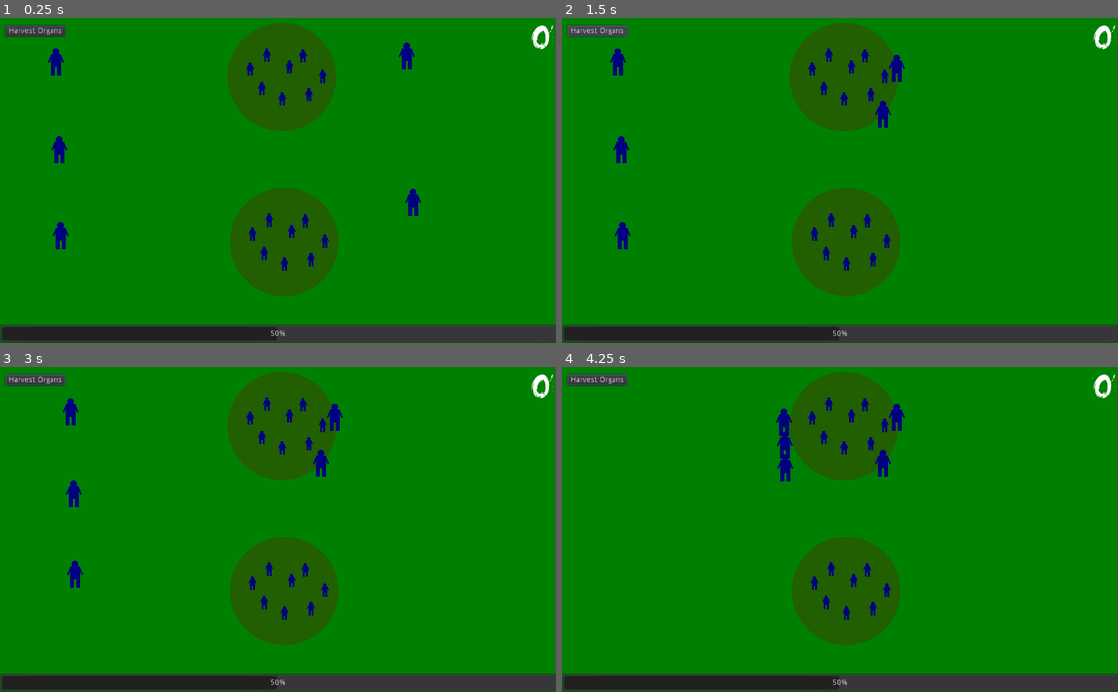
Above: before the commit, frames 1-4 (two rows, left to right).
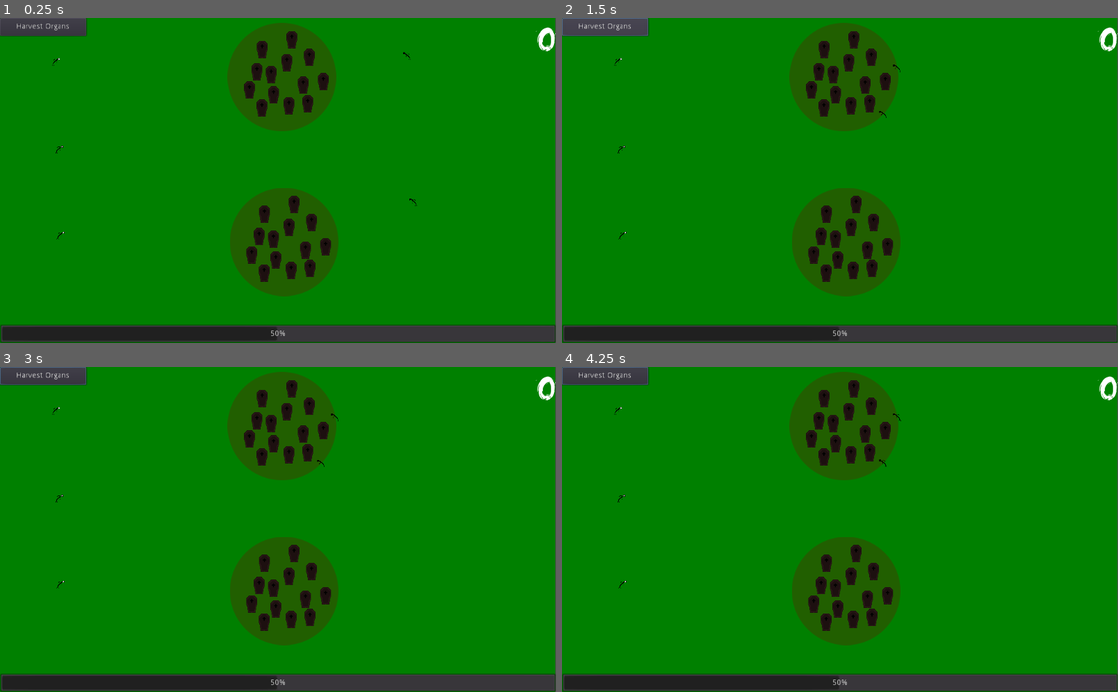
Above: after the commit, the same moments.

Repository: nwforrer/ld44
Game: Godot game, scene res://maps/MainMap.tscn
The game is run twice, just before and just after one commit, with the same random seed, the same clock (stepped at 60 frames per second) and the same inputs.
Inputs (mouse positions are in pixels of both pictures, inside the frame that each line leads up to):
- Up to frame 1 (0.25 s): no input
- Up to frame 2 (1.5 s): click "Harvest Organs" at 0.5 s; click "Harvest Organs" at 1.25 s
- Up to frame 3 (3 s): click "Harvest Organs" at 2 s; tap Enter at 2.75 s; move the mouse to (283, 425) at 2.77 s; click (283, 425) at 2.92 s
- Up to frame 4 (4.25 s): move the mouse to (845, 591) at 3.52 s; click (845, 591) at 3.67 s

The runs differ from the first frame. In frame 1, 4.4% of the frame differs, in the area x 0-100%, y 0-82%; in frame 2, 4.4%; in frame 3, 4.4%; in frame 4, 4.4%.
Error after the commit: Parse Error: Variable "try" already defined in the scope (at line 25). (res://maps/MainMap.gd:26)

Commit message:
Update sprites for harvester/coffins, and respawn coffins.

Diff:
--- /dev/null
+++ b/bodies/Coffin.gd
@@ -0,0 +1,17 @@
+extends Sprite
+
+class_name Coffin
+
+export (bool) var is_available = true
+
+func _ready():
+	if not is_available:
+		hide()
+
+func claim():
+	is_available = false
+	hide()
+
+func restore():
+	is_available = true
+	show()
--- /dev/null
+++ b/bodies/Coffin.tscn
@@ -0,0 +1,8 @@
+[gd_scene load_steps=3 format=2]
+
+[ext_resource path="res://bodies/Coffin.png" type="Texture" id=1]
+[ext_resource path="res://bodies/Coffin.gd" type="Script" id=2]
+
+[node name="Body" type="Sprite"]
+texture = ExtResource( 1 )
+script = ExtResource( 2 )
--- a/bodies/EnemyHarvester.tscn
+++ b/bodies/EnemyHarvester.tscn
@@ -1,7 +1,51 @@
-[gd_scene load_steps=2 format=2]
+[gd_scene load_steps=5 format=2]
 
 [ext_resource path="res://bodies/Harvester.tscn" type="PackedScene" id=1]
+[ext_resource path="res://bodies/Harvester.png" type="Texture" id=2]
+
+[sub_resource type="Animation" id=1]
+resource_name = "idle"
+tracks/0/type = "value"
+tracks/0/path = NodePath("person:frame")
+tracks/0/interp = 1
+tracks/0/loop_wrap = true
+tracks/0/imported = false
+tracks/0/enabled = true
+tracks/0/keys = {
+"times": PoolRealArray( 0 ),
+"transitions": PoolRealArray( 1 ),
+"update": 1,
+"values": [ 0 ]
+}
+
+[sub_resource type="Animation" id=2]
+resource_name = "walk"
+length = 0.5
+loop = true
+step = 0.05
+tracks/0/type = "value"
+tracks/0/path = NodePath("person:frame")
+tracks/0/interp = 1
+tracks/0/loop_wrap = true
+tracks/0/imported = false
+tracks/0/enabled = true
+tracks/0/keys = {
+"times": PoolRealArray( 0, 0.25 ),
+"transitions": PoolRealArray( 1, 1 ),
+"update": 1,
+"values": [ 0, 1 ]
+}
 
 [node name="EnemyHarvester" groups=[
 "EnemyHarvester",
 ] instance=ExtResource( 1 )]
+
+[node name="person" parent="." index="0"]
+modulate = Color( 0, 0, 0, 1 )
+scale = Vector2( -1, 1 )
+texture = ExtResource( 2 )
+vframes = 2
+
+[node name="AnimationPlayer" parent="." index="4"]
+anims/idle = SubResource( 1 )
+anims/walk = SubResource( 2 )
--- a/bodies/Harvester.gd
+++ b/bodies/Harvester.gd
@@ -35,8 +35,21 @@
 	_change_state(STATES.MOVING_TO_HARVEST)
 
 func _change_state(new_state):
-	if new_state == STATES.HARVESTING:
-		$HarvestTimer.start()
+	match new_state:
+		STATES.NONE:
+			if $AnimationPlayer.has_animation("idle"):
+				$AnimationPlayer.play("idle")
+				$person.flip_h = false
+		STATES.HARVESTING:
+			$HarvestTimer.start()
+		STATES.MOVING_TO_HARVEST:
+			if $AnimationPlayer.has_animation("walk"):
+				$AnimationPlayer.play("walk")
+				$person.flip_h = false
+		STATES.MOVING_HOME:
+			if $AnimationPlayer.has_animation("walk"):
+				$AnimationPlayer.play("walk")
+				$person.flip_h = true
 	current_state = new_state
 
 func _move_towards(destination):
--- a/bodies/Harvester.tscn
+++ b/bodies/Harvester.tscn
@@ -26,3 +26,5 @@
 [node name="HarvestTimer" type="Timer" parent="."]
 wait_time = 5.0
 one_shot = true
+
+[node name="AnimationPlayer" type="AnimationPlayer" parent="."]
--- a/bodies/PlayerHarvester.tscn
+++ b/bodies/PlayerHarvester.tscn
@@ -1,7 +1,49 @@
-[gd_scene load_steps=2 format=2]
+[gd_scene load_steps=5 format=2]
 
 [ext_resource path="res://bodies/Harvester.tscn" type="PackedScene" id=1]
+[ext_resource path="res://bodies/Harvester.png" type="Texture" id=2]
+
+[sub_resource type="Animation" id=1]
+resource_name = "idle"
+tracks/0/type = "value"
+tracks/0/path = NodePath("person:frame")
+tracks/0/interp = 1
+tracks/0/loop_wrap = true
+tracks/0/imported = false
+tracks/0/enabled = true
+tracks/0/keys = {
+"times": PoolRealArray( 0 ),
+"transitions": PoolRealArray( 1 ),
+"update": 1,
+"values": [ 0 ]
+}
+
+[sub_resource type="Animation" id=2]
+resource_name = "walk"
+length = 0.5
+loop = true
+step = 0.05
+tracks/0/type = "value"
+tracks/0/path = NodePath("person:frame")
+tracks/0/interp = 1
+tracks/0/loop_wrap = true
+tracks/0/imported = false
+tracks/0/enabled = true
+tracks/0/keys = {
+"times": PoolRealArray( 0, 0.25 ),
+"transitions": PoolRealArray( 1, 1 ),
+"update": 1,
+"values": [ 0, 1 ]
+}
 
 [node name="PlayerHarvester" groups=[
 "PlayerHarvester",
 ] instance=ExtResource( 1 )]
+
+[node name="person" parent="." index="0"]
+texture = ExtResource( 2 )
+vframes = 2
+
+[node name="AnimationPlayer" parent="." index="4"]
+anims/idle = SubResource( 1 )
+anims/walk = SubResource( 2 )
--- a/interactions/Area.gd
+++ b/interactions/Area.gd
@@ -9,7 +9,15 @@
 		emit_signal("area_clicked")
 
 func harvest_body():
-	if $Bodies.get_children().size() > 0:
-		$Bodies.get_child(0).queue_free()
-		return true
+	for coffin in $Bodies.get_children():
+		if coffin.is_available:
+			coffin.claim()
+			return true
 	return false
+
+func add_body():
+	for coffin in $Bodies.get_children():
+		if not coffin.is_available:
+			coffin.restore()
+			return true
+	return false
--- a/interactions/Area.tscn
+++ b/interactions/Area.tscn
@@ -2,16 +2,13 @@
 
 [ext_resource path="res://interactions/Area.gd" type="Script" id=1]
 [ext_resource path="res://interactions/area.png" type="Texture" id=2]
-[ext_resource path="res://bodies/person.png" type="Texture" id=3]
+[ext_resource path="res://bodies/Coffin.tscn" type="PackedScene" id=3]
 
 [sub_resource type="CircleShape2D" id=1]
 radius = 101.139
 
 [node name="Area" type="Node2D"]
 script = ExtResource( 1 )
-__meta__ = {
-"_edit_group_": true
-}
 
 [node name="Area2D" type="Area2D" parent="."]
 
@@ -25,43 +22,42 @@
 
 [node name="Bodies" type="Node2D" parent="."]
 
-[node name="Body" type="Sprite" parent="Bodies"]
-position = Vector2( 38.9059, -38.9059 )
-scale = Vector2( 0.25, 0.25 )
-texture = ExtResource( 3 )
+[node name="Coffin" parent="Bodies" instance=ExtResource( 3 )]
+position = Vector2( 50.5369, -36.0531 )
 
-[node name="Body2" type="Sprite" parent="Bodies"]
-position = Vector2( -27.5584, -40.527 )
-scale = Vector2( 0.25, 0.25 )
-texture = ExtResource( 3 )
+[node name="Coffin2" parent="Bodies" instance=ExtResource( 3 )]
+position = Vector2( -59.6776, 23.931 )
 
-[node name="Body3" type="Sprite" parent="Bodies"]
-position = Vector2( -36.7445, 21.0741 )
-scale = Vector2( 0.25, 0.25 )
-texture = ExtResource( 3 )
+[node name="Coffin3" parent="Bodies" instance=ExtResource( 3 )]
+position = Vector2( -36.2692, -51.171 )
 
-[node name="Body4" type="Sprite" parent="Bodies"]
-position = Vector2( 0.540375, 40.527 )
-scale = Vector2( 0.25, 0.25 )
-texture = ExtResource( 3 )
+[node name="Coffin4" parent="Bodies" instance=ExtResource( 3 )]
+position = Vector2( 9.08458, -26.7873 )
 
-[node name="Body5" type="Sprite" parent="Bodies"]
-position = Vector2( 49.7131, 32.4216 )
-scale = Vector2( 0.25, 0.25 )
-texture = ExtResource( 3 )
+[node name="Coffin5" parent="Bodies" instance=ExtResource( 3 )]
+position = Vector2( -15.2992, 33.1968 )
 
-[node name="Body6" type="Sprite" parent="Bodies"]
-position = Vector2( -58.3589, -14.5897 )
-scale = Vector2( 0.25, 0.25 )
-texture = ExtResource( 3 )
+[node name="Coffin6" parent="Bodies" instance=ExtResource( 3 )]
+position = Vector2( 18.3504, -69.215 )
 
-[node name="Body7" type="Sprite" parent="Bodies"]
-position = Vector2( 75.11, -1.62108 )
-scale = Vector2( 0.25, 0.25 )
-texture = ExtResource( 3 )
+[node name="Coffin7" parent="Bodies" instance=ExtResource( 3 )]
+position = Vector2( 39.3204, 15.1528 )
 
-[node name="Body8" type="Sprite" parent="Bodies"]
-position = Vector2( 14.0493, -18.9126 )
-scale = Vector2( 0.25, 0.25 )
-texture = ExtResource( 3 )
+[node name="Coffin8" parent="Bodies" instance=ExtResource( 3 )]
+position = Vector2( 76.3837, 8.81303 )
+
+[node name="Coffin9" parent="Bodies" instance=ExtResource( 3 )]
+position = Vector2( 12.986, 52.7038 )
+
+[node name="Coffin10" parent="Bodies" instance=ExtResource( 3 )]
+position = Vector2( -46.0227, -9.71863 )
+
+[node name="Coffin11" parent="Bodies" instance=ExtResource( 3 )]
+position = Vector2( -36.7569, 57.0928 )
+
+[node name="Coffin13" parent="Bodies" instance=ExtResource( 3 )]
+position = Vector2( 47.6109, 49.2901 )
+
+[node name="Coffin12" parent="Bodies" instance=ExtResource( 3 )]
+position = Vector2( -19.6883, -4.84188 )
 [connection signal="input_event" from="Area2D" to="." method="_on_Area_input_event"]
--- a/maps/MainMap.gd
+++ b/maps/MainMap.gd
@@ -17,3 +17,15 @@
 
 func _on_EnemyHarvesters_enemy_harvest():
 	$UI.enemy_harvest_body()
+
+
+func _on_CoffinSpawnTimer_timeout():
+	var area_count = $Areas.get_children().size()
+	var try_count = 5
+	var try = 0
+	for try in range(try_count):
+		var area_index = randi()%area_count
+		print("area_index ", area_index)
+		var rand_area:Area = $Areas.get_child(area_index)
+		if rand_area.add_body():
+			break
--- a/maps/MainMap.tscn
+++ b/maps/MainMap.tscn
@@ -37,4 +37,9 @@
 
 [node name="EnemyHarvesters" parent="." instance=ExtResource( 6 )]
 areas_path = NodePath("../Areas")
+
+[node name="CoffinSpawnTimer" type="Timer" parent="."]
+wait_time = 5.0
+autostart = true
 [connection signal="enemy_harvest" from="EnemyHarvesters" to="." method="_on_EnemyHarvesters_enemy_harvest"]
+[connection signal="timeout" from="CoffinSpawnTimer" to="." method="_on_CoffinSpawnTimer_timeout"]
--- a/project.godot
+++ b/project.godot
@@ -9,12 +9,18 @@
 config_version=4
 
 _global_script_classes=[ {
+"base": "Sprite",
+"class": "Coffin",
+"language": "GDScript",
+"path": "res://bodies/Coffin.gd"
+}, {
 "base": "Node2D",
 "class": "HarvestArea",
 "language": "GDScript",
 "path": "res://interactions/Area.gd"
 } ]
 _global_script_class_icons={
+"Coffin": "",
 "HarvestArea": ""
 }
 
--- a/ui/UI.tscn
+++ b/ui/UI.tscn
@@ -10,24 +10,20 @@
 [node name="UI" type="CanvasLayer"]
 script = ExtResource( 1 )
 
-[node name="Harvest Organs" type="Button" parent="."]
-margin_left = 10.0
-margin_top = 14.0
-margin_right = 120.0
-margin_bottom = 34.0
-text = "Harvest Organs"
-
 [node name="BodyCount" type="Label" parent="."]
 anchor_left = 1.0
 anchor_right = 1.0
-margin_left = -47.0
-margin_top = -4.0
-margin_right = -10.0
-margin_bottom = 78.0
+margin_left = -68.0
+margin_bottom = 82.0
 grow_horizontal = 0
 custom_fonts/font = SubResource( 1 )
 text = "0"
 align = 2
+
+[node name="Harvest Organs" type="Button" parent="."]
+margin_right = 159.0
+margin_bottom = 33.0
+text = "Harvest Organs"
 
 [node name="TerritoryBar" type="ProgressBar" parent="."]
 anchor_top = 1.0
Binary file added: bodies/Coffin.png
Not shown, added: bodies/Coffin.png.import
Binary file added: bodies/Harvester.png
Not shown, added: bodies/Harvester.png.import
